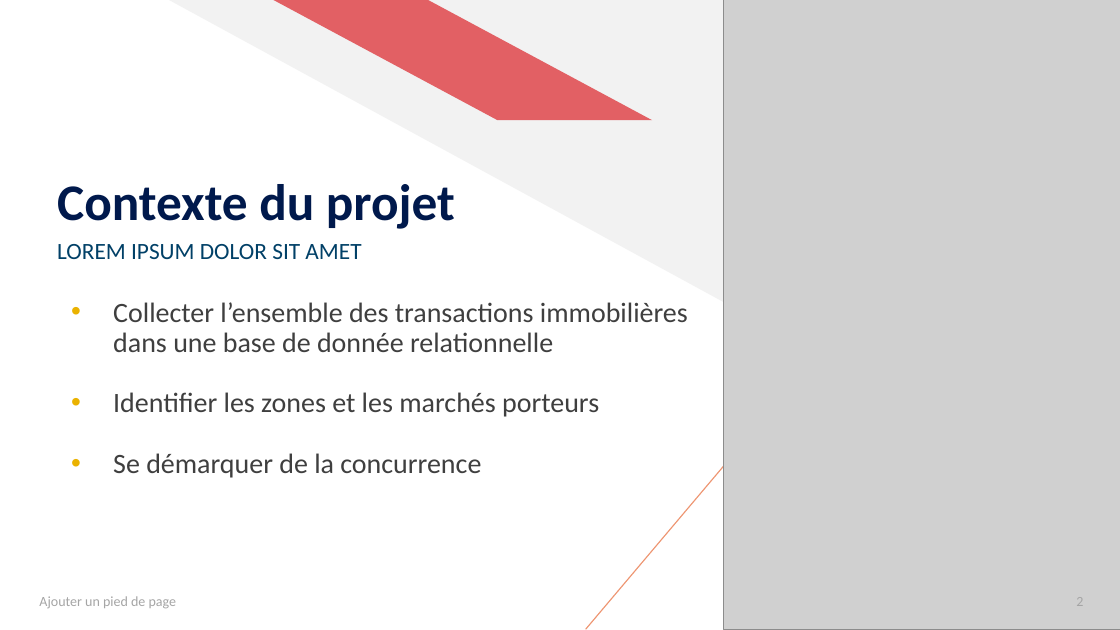
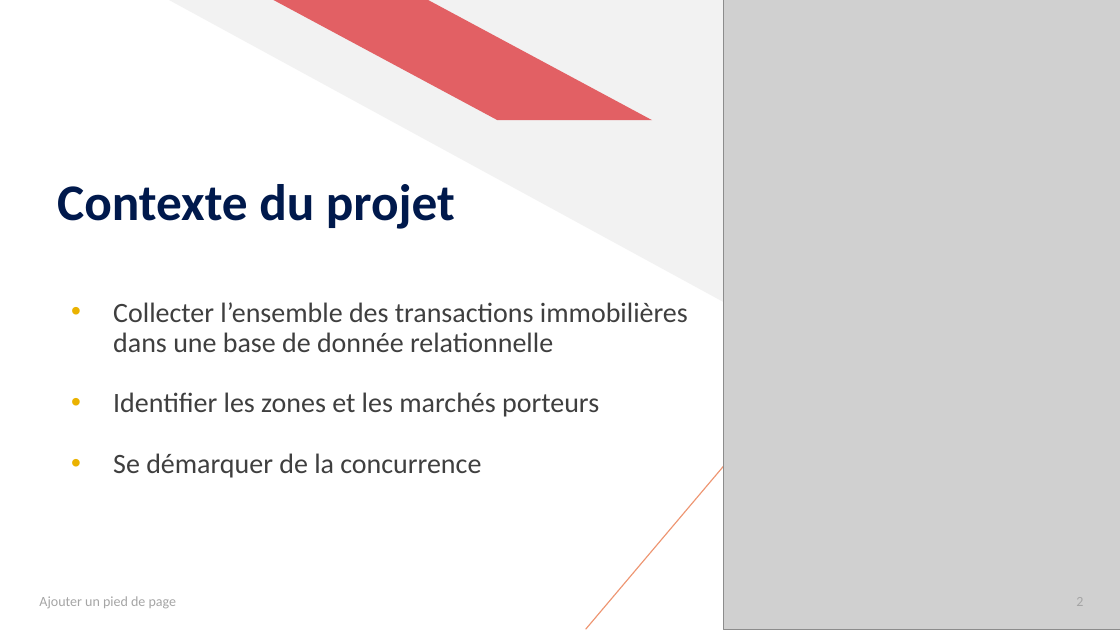
Before and after one commit to JoaquimDiaz/01_data_engineer, a slide deck: slide 2 of 03_sql_bdd_laplace/Diaz_Joaquim_2_support.pptx. Drawn at 1120x630 pixels with LibreOffice and Linux fonts; fonts in the diff are those of the drawing; grey boxes stand for pictures. Boxes give left, top, right and bottom in pixels: in the first picture for what was removed or moved away, otherwise in the second. Text is boxed around its words. In the diff, an @@ line names an element or a change of style, - is before the commit and + after.

Commit message:
[UPD] correction titre

```diff
--- a/03_sql_bdd_laplace/Diaz_Joaquim_2_support.pptx
+++ b/03_sql_bdd_laplace/Diaz_Joaquim_2_support.pptx
@@ text removed at bbox=[57, 244, 361, 259] @@
-LOREM IPSUM DOLOR SIT AMET
```
